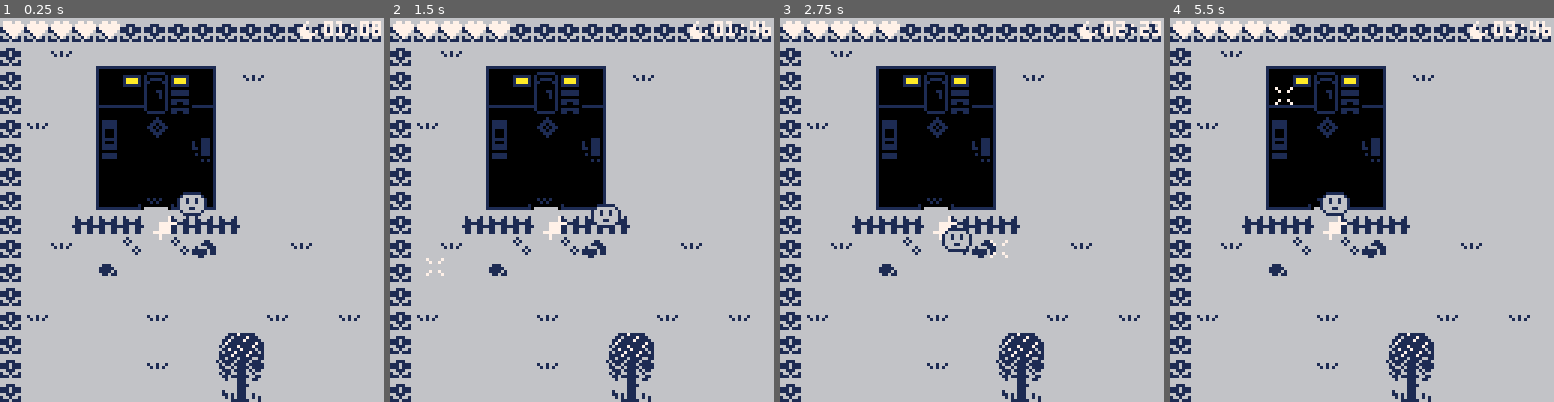
Above: before the commit, frames 1-4 (left to right).
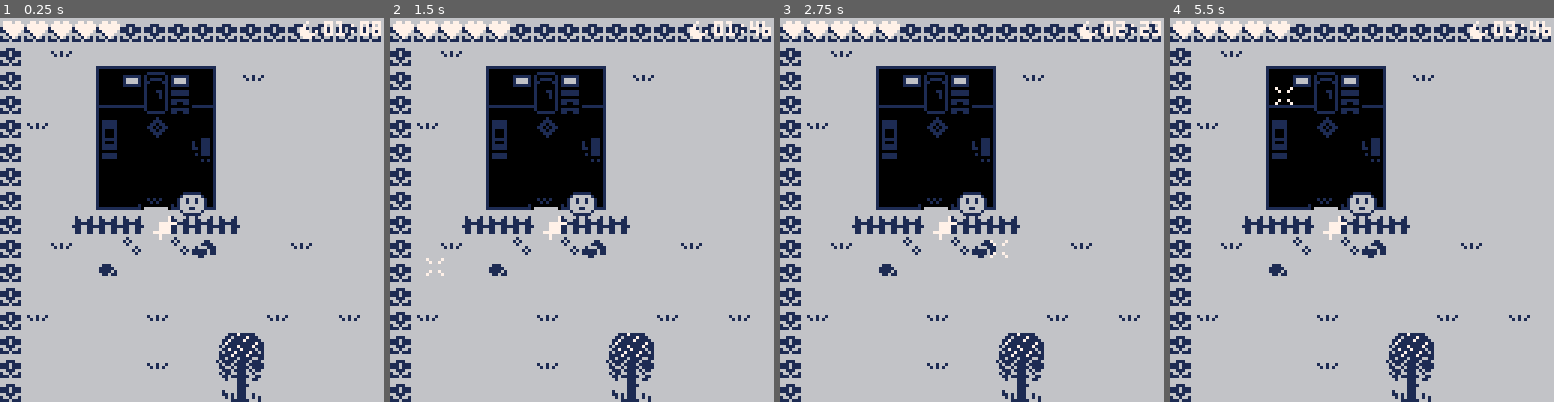
Above: after the commit, the same moments.

Repository: Lyatus/ld43
Game: PICO-8 cartridge ld43.p8
Two runs of this game, one before a commit and one after it. Both use one fixed random seed, a clock stepped at 60 frames per second and the inputs below.
Inputs (mouse positions are in pixels of both pictures, inside the frame that each line leads up to):
- Up to frame 1 (0.25 s): no input
- Up to frame 2 (1.5 s): click (670, 121) at 0.67 s; tap O (Z key) at 0.7 s; click (436, 267) at 1.22 s
- Up to frame 3 (2.75 s): hold Right 1.6-2.1 s; tap O (Z key) at 1.7, 2.1, 2.5 s; click (887, 114) at 1.77 s; hold Up 2.15-2.42 s; click (952, 259) at 2.32 s; hold Right from 2.47 s (still down)
- Up to frame 4 (5.5 s): click (1404, 106) at 2.87 s; tap O (Z key) every 0.4 s from 2.9 to 5.3 s; release Right at 3.03 s; hold Left 3.08-3.58 s; click (1465, 256) at 3.42 s; hold Down 3.63-3.97 s; click (1231, 102) at 3.97 s; hold Right 4.02-4.68 s; click (1292, 248) at 4.52 s; hold Up 4.73-5.03 s; click (1354, 94) at 5.07 s; hold Left from 5.08 s (still down)

The runs differ from the first frame. In frame 1, 0.1% of the frame differs, in the area x 32-49%, y 15-18%; in frame 2, 0.6%; in frame 3, 0.6%; in frame 4, 0.8%, in the area x 32-54%, y 15-52%.

Commit message:
alpha 02 yellow replaced by light blue

Diff:
--- a/ld43.p8
+++ b/ld43.p8
@@ -378,9 +378,9 @@
 00000000000000555000000066665656555556556655655665565566665555566666666666666655556666666666666666666666000000000000000000000000
 00000000000000555000000066666566555556556666666666555566666666666666666666666555555666666666666666666666000000000000000000000000
 00000000000000555000000066666666665566666666666666666666666666666666666666666555555666666666666666666666000000000000000000000000
-5555555555555555555555550000000000000000aaa555555555555555555aaa0000000000000000000000000000000055555555000000000000000000000000
-5000000000000000000000056666666600000000aa55555555555555555555aa0000000000000000000000000000000050000005055555500000000000000000
-5000000000000000000000056666666600000000a5505555555555555555055a0000000000000000000000000000000005505550055555500000000000000000
+55555555555555555555555500000000000000006665555555555555555556660000000000000000000000000000000055555555000000000000000000000000
+50000000000000000000000566666666000000006655555555555555555555660000000000000000000000000000000050000005055555500000000000000000
+50000000000000000000000566666666000000006550555555555555555505560000000000000000000000000000000005505550055555500000000000000000
 50000000000000000000000566666666000000005550555555555555555505550000000000000000000000000000000005500550055555500000000000000000
 50000000000000000000000566666666000000005550555555555555555505550000000000000000000000000000000005550550055555500000000000000000
 50000000000000000000000566666666000000005550555555555555555505550000000000000000000000000000000005550550055555500000000000000000
@@ -390,9 +390,9 @@
 50000000000000000000000500000000000000005550555555555555555505550000000000000000000000000000000005550550555555550000000000000000
 50000000000000000000000500000000000000005550555555555555555505550000000000000000000000000000000005550550555555550000000000000000
 50000000055555500000000500000000000000005550555555555555555505550000000000000000000000000000000000000000000000000000000000000000
-50000000555aa5550000000505050500000000005550555555555555555505550000000000000000000000000000000005555550505005050000000000000000
-500000005a5aa5a50000000500505000000000005550555555555555555505550000000000000000000000000000000050000005555555550000000000000000
-500000005a5aa5a50000000500000000000000005550555555555555555505550000000000000000000000000000000055555555555555550000000000000000
+50000000555665550000000505050500000000005550555555555555555505550000000000000000000000000000000005555550505005050000000000000000
+50000000565665650000000500505000000000005550555555555555555505550000000000000000000000000000000050000005555555550000000000000000
+50000000565665650000000500000000000000005550555555555555555505550000000000000000000000000000000055555555555555550000000000000000
 50000000555555550000000566666666000000005550555555555555555505550000000000000000000000000000000055555555555555550000000000000000
 50000000000000000000000500000000500000005550555555555555555505555555555555555555555555555555555500000000000000000000000000000000
 50000000000000000000000500000000500000005550555555555555555505555555500000055555555000000000055500000000000000000000000000000000
@@ -402,14 +402,14 @@
 50000000000000000000000500000000555555555055000000000000000055055505055555505055550505505550505500000000000000000000000000000000
 50000000000000000000000500000000500000000550555555555555555505505500055555500055550500000000505500000000000000000000000000000000
 55555555555555555555555500000000500000000005555555555555555550005505055555505055550505550550505500000000000000000000000000000000
-0000000000000000000000005000000000000005a5555555555555555555555a5505055555505055550505550550505500000000000000000000000000000000
-0000000000000000000000005000000000000005a5555555555555555555555a5505055555505055550500000000505500000000000000000000000000000000
-0000000000000000000000005000000000000005a5555555555555555555555a5505055550505055550505505500005500000000000000000000000000000000
-0000000000000000000000005000000000000005a5555555555555555555555a5505055505505055550505505550505500000000000000000000000000000000
-0000000000000000000000005000000000000005a5555555555555555555555a5505055555505055550500000000505500000000000000000000000000000000
-0000000000000000555555555555555555555555a5555555555555555555555a5500055555500055550555555555505500000000000000000000000000000000
-0000005005000000000000000000000000000005a5555555555555555555555a5505055555505055550555555555505500000000000000000000000000000000
-5555555005555555000000000000000000000005a5555555555555555555555a5005055555505005550555555555505500000000000000000000000000000000
+00000000000000000000000050000000000000056555555555555555555555565505055555505055550505550550505500000000000000000000000000000000
+00000000000000000000000050000000000000056555555555555555555555565505055555505055550500000000505500000000000000000000000000000000
+00000000000000000000000050000000000000056555555555555555555555565505055550505055550505505500005500000000000000000000000000000000
+00000000000000000000000050000000000000056555555555555555555555565505055505505055550505505550505500000000000000000000000000000000
+00000000000000000000000050000000000000056555555555555555555555565505055555505055550500000000505500000000000000000000000000000000
+00000000000000005555555555555555555555556555555555555555555555565500055555500055550555555555505500000000000000000000000000000000
+00000050050000000000000000000000000000056555555555555555555555565505055555505055550555555555505500000000000000000000000000000000
+55555550055555550000000000000000000000056555555555555555555555565005055555505005550555555555505500000000000000000000000000000000
 00000005500000000000000000000000000005005000000000000000500000000000000000000000000000000000000000000000000000000000000000000000
 00000005500000000000000000000000000550005000000000000000500000000000000000000000000000000000000000000000000000000000000000000000
 00000000000000000000000000000000050000505055555000000000505555500000000000000000000000000000000000000000000000000000000000000000
@@ -430,8 +430,8 @@
 00000000000000000000000000000000000000000000500000000000000000000000000000000000000000000000000000000000000000000000000000000000
 05555550000000000000000000000000005555000005550000000000000000000000000000000000000000000000000000000000000000000000000000000000
 50000005000000000555555000000000050000500055055000000000000000000000000000000000000000000000000000000000000000000000000000000000
-505555050000000005aaaa5000000000505555050550505500000000000000000000000000000000000000000000000000000000000000000000000000000000
-550000550000000005aaaa5000000000550000550055055000000000000000000000000000000000000000000000000000000000000000000000000000000000
+50555505000000000566665000000000505555050550505500000000000000000000000000000000000000000000000000000000000000000000000000000000
+55000055000000000566665000000000550000550055055000000000000000000000000000000000000000000000000000000000000000000000000000000000
 50000005000000000555555000000000500000050005550000000000000000000000000000000000000000000000000000000000000000000000000000000000
 50000005000000000000000000000000500000050000500000000000000000000000000000000000000000000000000000000000000000000000000000000000
 50005505055555505555555505555550500055050005550500000000000000000000000000000000000000000000000000000000000000000000000000000000
@@ -443,19 +443,19 @@
 50000005055555505000000505555550550000550000000500000000000000000000000000000000000000000000000000000000000000000000000000000000
 05555550055005505555555505555550055555500005050500000000000000000000000000000000000000000000000000000000000000000000000000000000
 __gff__
-0000000000000000000000000000000000000000000000000000000000000000000000000000000000000000000000000000000000000000000000000000000000000000000000000000000000000000000000000000000000000000000000000000000000000000000000000000000000000000000000000000000000000000
+0000000000000000000000000000000000000000000000000000000000000000000000000000000000000000000000000000000000000000000000000000000000000000000000000000000001010100000000000000000000000000010101000000000001010100000000000101010000000000000000000001010000000000
 0101010000101010000000000000000001010100000000000000000000000000010101000100000000000000000000000101010101000000000000000000000001010101000000000000000000000000010101010000000000000000000000000000000000000000000000000000000001010101010000000000000000000000
 __map__
 6767676767676767676767676767676767676767676767676767676767676767000000000000000000000000000000000000000000000000000000000000000000000000000000000000000000000000000000000000000000000000000000000000000000000000000000000000000000000000000000000000000000000000
 67536353535353535353535353535353535353535353535353535353536353670000000000000000000000000000000000000000002d0000000000000000000000000000000000000000000000000000000000000000000000000000000000000000000000000000000000000000000000000000000000000000000000000000
 6753535380e2e0e282536353535353535353535353535353535353535353536700008b009f00000000000000000000000000000000000000000000000000000000000000000000000000000000000000000000000000000000000000000000000000000000000000000000000000000000000000000000000000000000000000
-67535353a4b2f0f1b4535353535353535353535373737373737373735353536700008b8b9f8b8b8b8b8b8b8b8b0000000000000000000000000000000000000000000000000000000000000000000000000000000000000000000000000000000000000000000000000000000000000000000000000000000000000000000000
-67635353c700e50092535353535353535353537380e481e2818191827353536700008b858686868686868700000000000000000000000000000000000000000000000000000000000000000000000000000000000000000000000000000000000000000000000000000000000000000000000000000000000000000000000000
+67535353a4b2f0f1b4535353535353535353535373737373737373735353536700008b85868686868686878b8b0000000000000000000000000000000000000000000000000000000000000000000000000000000000000000000000000000000000000000000000000000000000000000000000000000000000000000000000
+67635353c700e50092535353535353535353537380e481e2818191827353536700008b958686868686869700000000000000000000000000000000000000000000000000000000000000000000000000000000000000000000000000000000000000000000000000000000000000000000000000000000000000000000000000
 67535353d7000000f55353535353535353535373a4f4f1f2f3c4b2b47353536700008b958686868686869700000000000000000000000000000000000000000000000000000000000000000000000000000000000000000000000000000000000000000000000000000000000000000000000000000000000000000000000000
 67535353900000009253535353535353535353739000000000c2c3927353536700008ba5a6a6a6a6a6a6a700000000000000000000000000000000000000000000000000000000000000000000000000000000000000000000000000000000000000000000000000000000000000000000000000000000000000000000000000
 67535353a0b093b1a253535353535353535353679000000000d2d3926753536700008ab58c86a8a9868cb78a000000000000000000000000000000000000000000000000000000000000000000000000000000000000000000000000000000000000000000000000000000000000000000000000000000000000000000000000
-6753536666665366666653535353535353537577a0a1b093b1a1a1a27753536700009ab59c86b8b9869cb79a000000000000000000000000000000000000000000000000000000000000000000000000000000000000000000000000000000000000000000000000000000000000000000000000000000000000000000000000
-67536353537353737453535363535353635353538383835383838383535353672d008b8b8b8b8b8b8b8b8b8b8b0000000000000000000000000000000000000000000000000000000000000000000000000000000000000000000000000000000000000000000000000000000000000000000000000000000000000000000000
+6753536666665366666653535353535353537577a0a1b09393b1a1a27753536700009ab59c86b8b9869cb79a000000000000000000000000000000000000000000000000000000000000000000000000000000000000000000000000000000000000000000000000000000000000000000000000000000000000000000000000
+67536353537353737453535363535353635353538383835353838383535353672d008b8b8b8b8b8b8b8b8b8b8b0000000000000000000000000000000000000000000000000000000000000000000000000000000000000000000000000000000000000000000000000000000000000000000000000000000000000000000000
 675353537553535353535353535353535353535373737353737373535353536700008b8b8b8b8b8b8b8b8b8b000000000000000000000000000000000000000000000000000000000000000000000000000000000000000000000000000000000000000000000000000000000000000000000000000000000000000000000000
 6753535353535353535353535353535353635353537373537373535353535367000000000000888800000000000000000000000000000000000000000000000000000000000000000000000000000000000000000000000000000000000000000000000000000000000000000000000000000000000000000000000000000000
 676353535353635353535363535363535353535366666653666666635353536700002d000000000000000000000000000000000000000000000000000000000000000000000000000000000000000000000000000000000000000000000000000000000000000000000000000000000000000000000000000000000000000000
